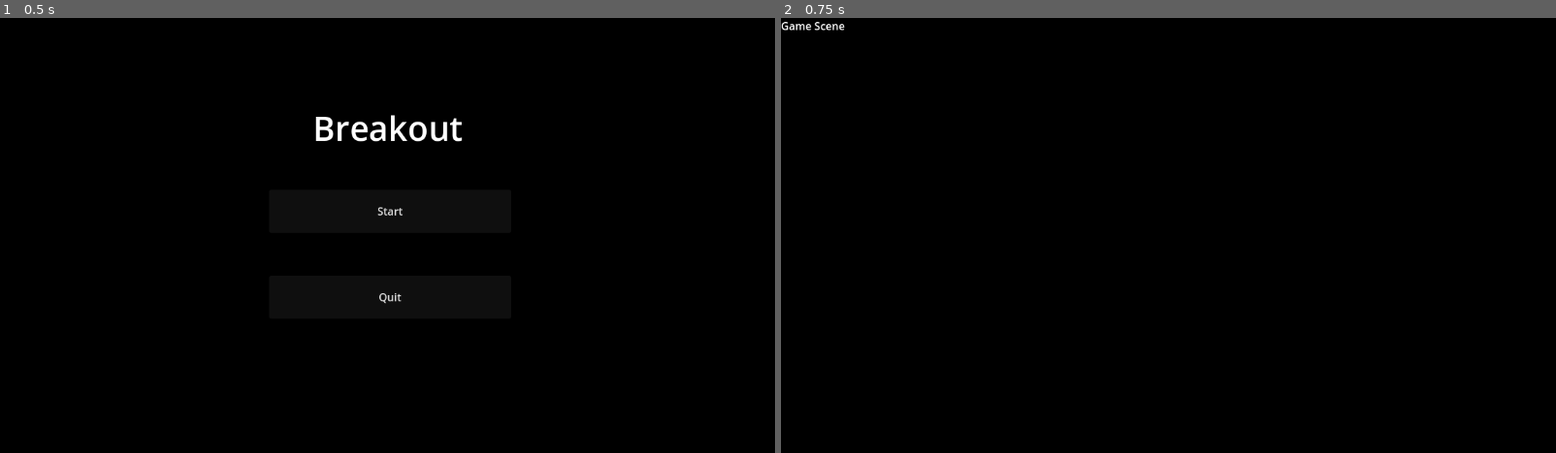
Above: before the commit, frames 1-2 (left to right).
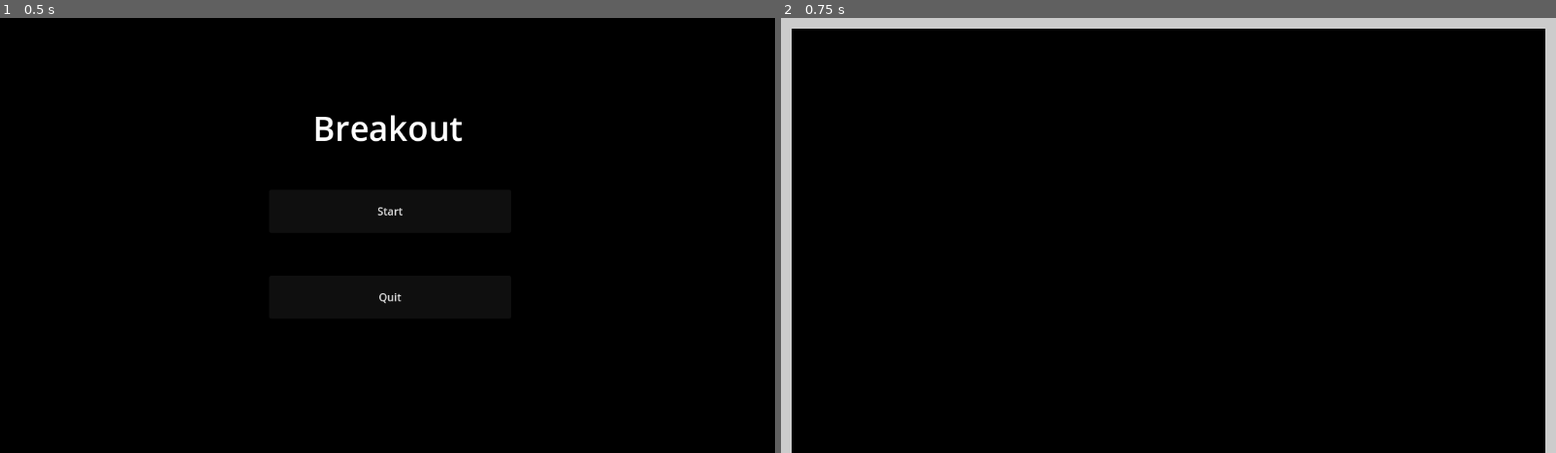
Above: after the commit, the same moments.

Repository: 5tupidmuffin/gd_breakout
Game: Godot game, scene res://scenes/menu/menu.tscn
The game is run twice, just before and just after one commit, with the same random seed, the same clock (stepped at 60 frames per second) and the same inputs.
Inputs:
- Up to frame 1 (0.5 s): no input
- Up to frame 2 (0.75 s): click "Start" at 0.5 s

Frame 1 is identical in both runs. In frame 2, 5.1% of the frame differs, in the area x 0-100%, y 0-100%.

Commit message:
created walls

Diff:
--- /dev/null
+++ b/entities/wall/wall.gd
@@ -0,0 +1,9 @@
+extends StaticBody2D
+
+
+@onready var collision_polygon_2d: CollisionPolygon2D = $CollisionPolygon2D
+@onready var polygon_2d: Polygon2D = $Polygon2D
+
+
+func _ready() -> void:
+	polygon_2d.polygon = collision_polygon_2d.polygon
--- /dev/null
+++ b/entities/wall/wall.tscn
@@ -0,0 +1,12 @@
+[gd_scene load_steps=2 format=3 uid="uid://syowwubi0s7e"]
+
+[ext_resource type="Script" path="res://entities/wall/wall.gd" id="1_j0ln3"]
+
+[node name="Wall" type="StaticBody2D"]
+script = ExtResource("1_j0ln3")
+
+[node name="CollisionPolygon2D" type="CollisionPolygon2D" parent="."]
+polygon = PackedVector2Array(0, 0, 1152, 0, 1152, 648, 1136, 648, 1136, 16, 16, 16, 16, 648, 0, 648)
+
+[node name="Polygon2D" type="Polygon2D" parent="."]
+color = Color(0.8, 0.8, 0.8, 1)
--- a/scenes/game/game.tscn
+++ b/scenes/game/game.tscn
@@ -1,8 +1,7 @@
-[gd_scene format=3 uid="uid://xi64rtsc6jnm"]
+[gd_scene load_steps=2 format=3 uid="uid://xi64rtsc6jnm"]
+
+[ext_resource type="PackedScene" uid="uid://syowwubi0s7e" path="res://entities/wall/wall.tscn" id="1_yjis4"]
 
 [node name="Game" type="Node2D"]
 
-[node name="Label" type="Label" parent="."]
-offset_right = 40.0
-offset_bottom = 23.0
-text = "Game Scene"
+[node name="Wall" parent="." instance=ExtResource("1_yjis4")]
